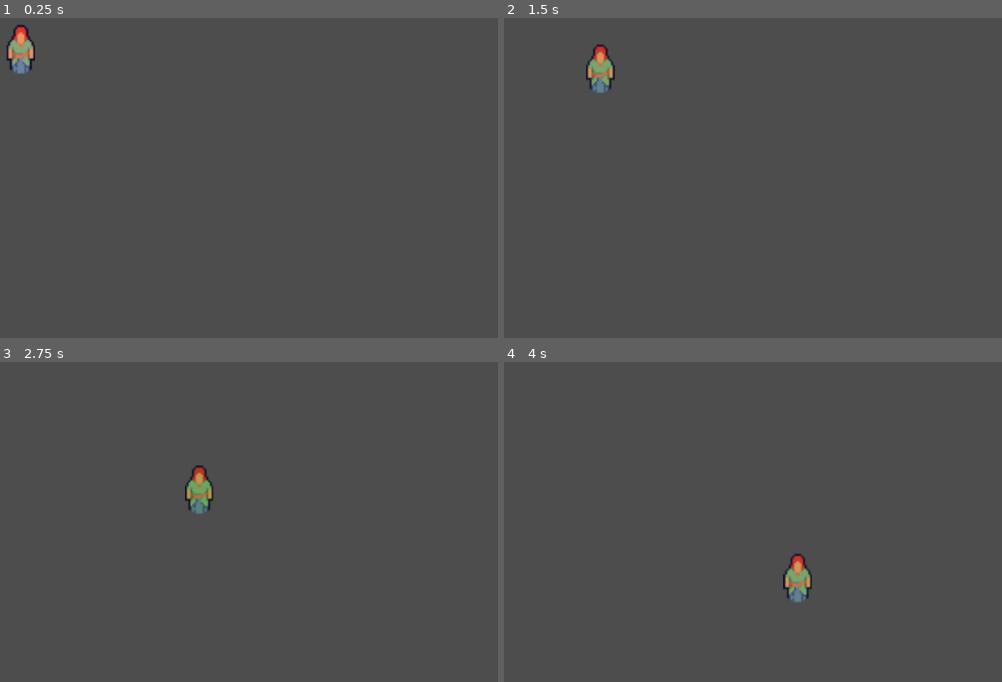
Above: before the commit, frames 1-4 (two rows, left to right).
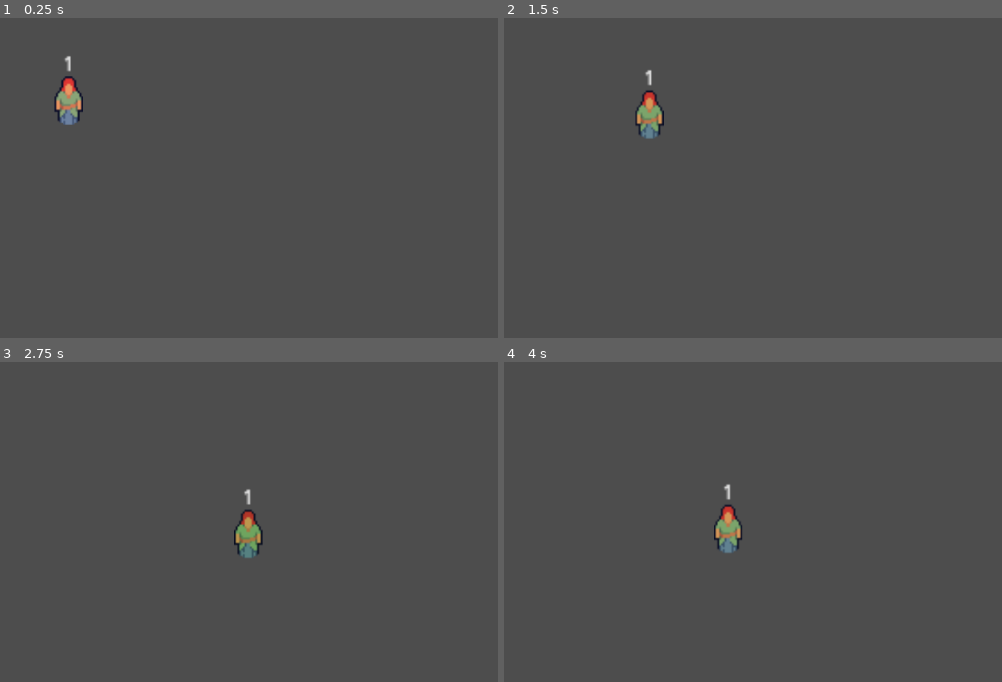
Above: after the commit, the same moments.

Repository: DragonGodotProjects/EventPlanner
Game: Godot game, scene res://test/attendee_demo.tscn
Two runs of this game, one before a commit and one after it. Both use one fixed random seed, a clock stepped at 60 frames per second and the inputs below. This scene is started directly instead of the project's main scene.
Inputs (mouse positions are in pixels of both pictures, inside the frame that each line leads up to):
- Up to frame 1 (0.25 s): no input
- Up to frame 2 (1.5 s): tap Enter at 0.5 s; move the mouse to (outside the picture) at 0.52 s; hold Up (ui_up) 0.53-1.25 s; hold Shift 0.53-1.25 s; click (outside the picture) at 0.67 s; drag from (743, 264) to (862, 331) at 1.27 s
- Up to frame 3 (2.75 s): move the mouse to (478, 486) at 2.02 s; hold Up (ui_up) from 2.03 s (still down); tap Ctrl at 2.1 s
- Up to frame 4 (4 s): release Up (ui_up) at 2.75 s; drag from (862, 675) to (663, 518) at 2.77 s; move the mouse to (outside the picture) at 3.52 s; hold Down (ui_down) from 3.53 s (still down); tap Alt at 3.6 s

The runs differ from the first frame. In frame 1, 1.3% of the frame differs, in the area x 1-17%, y 2-34%; in frame 2, 1.3%; in frame 3, 1.3%; in frame 4, 1.3%.

Commit message:
added an id label to attendees

Diff:
--- a/attendee.gd
+++ b/attendee.gd
@@ -1,6 +1,12 @@
 class_name Attendee extends Node2D
 
 @onready var color_node:Sprite2D = $Color
+@onready var label:Label = $Label
+
+@export var id:int = 1:
+	set(new_value):
+		id = new_value
+		label.text = str(new_value)
 
 @export var happiness:int = 0:
 	set(new_value):
--- a/attendee.tscn
+++ b/attendee.tscn
@@ -4,7 +4,6 @@
 [ext_resource type="Script" uid="uid://buumto8om2c3a" path="res://attendee.gd" id="2_w0oac"]
 
 [node name="Attendee" type="Node2D" unique_id=172756790]
-y_sort_enabled = true
 script = ExtResource("2_w0oac")
 
 [node name="Appearance" type="Sprite2D" parent="." unique_id=1131311675]
@@ -14,3 +13,10 @@
 [node name="Color" type="Sprite2D" parent="." unique_id=1637016045]
 position = Vector2(8, -12)
 texture = ExtResource("1_ycbvr")
+
+[node name="Label" type="Label" parent="." unique_id=1027557317]
+offset_top = -40.0
+offset_right = 16.0
+theme_override_font_sizes/font_size = 10
+text = "1"
+horizontal_alignment = 1
--- a/test/attendee_demo.tscn
+++ b/test/attendee_demo.tscn
@@ -7,5 +7,5 @@
 script = ExtResource("1_sanvk")
 
 [node name="Attendee" parent="." unique_id=2064436946 instance=ExtResource("2_n5k7q")]
-position = Vector2(10.999999, 81)
+position = Vector2(79.99999, 155)
 scale = Vector2(2.5625, 2.6562498)
--- a/test/test_attendee.gd
+++ b/test/test_attendee.gd
@@ -6,6 +6,11 @@
 func before_each():
 	attendee = preload("res://attendee.tscn").instantiate()
 	add_child_autofree(attendee) # gut should add and remove from scene tree
+
+func test_set_id():
+	attendee.id=23
+	assert_eq(attendee.id, 23)
+	assert_eq(attendee.label.text, "23")
 
 
 func test_walk_to():
